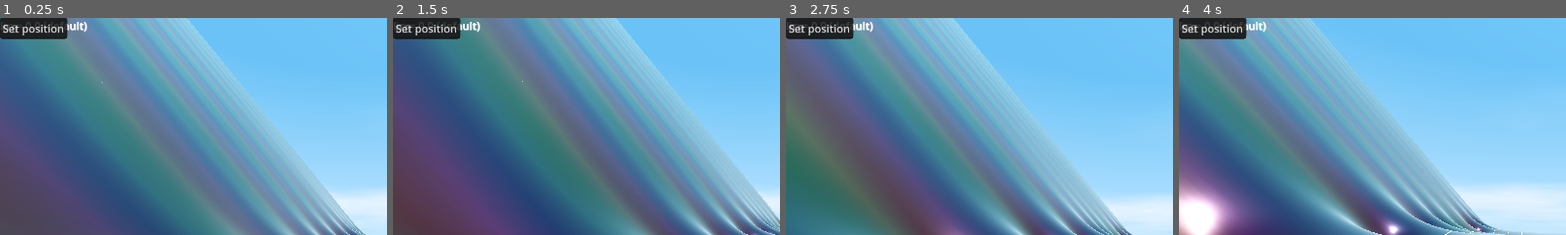
Above: before the commit, frames 1-4 (left to right).
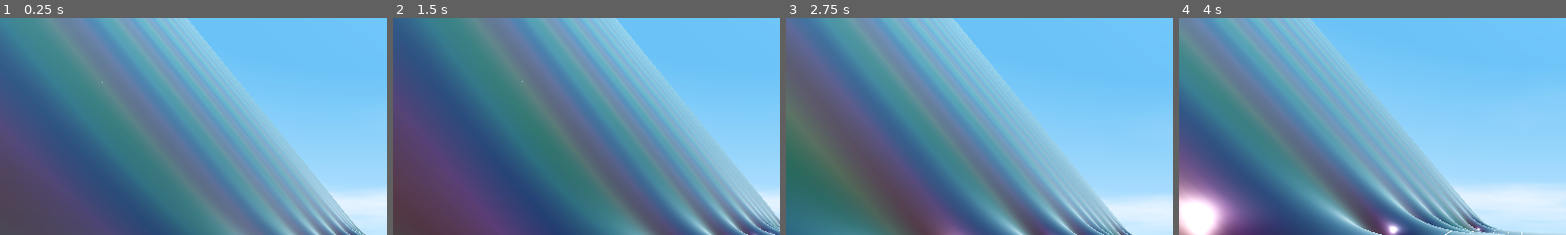
Above: after the commit, the same moments.

Repository: allanino/complex-functions-explorer
Game: Godot game, scene res://scenes/main.tscn
Two runs of this game, one before a commit and one after it. Both use one fixed random seed, a clock stepped at 60 frames per second and the inputs below.
Inputs (mouse positions are % of the whole screen's width and height, from its top left):
- Up to frame 1 (0.25 s): no input
- Up to frame 2 (1.5 s): tap Enter at 0.5 s; move the mouse to (55, 50) at 0.52 s; hold Shift 0.53-1.28 s; hold W (move_forward) from 0.53 s (still down); tap Space at 0.77 s; move the mouse to (45, 50) at 1.27 s; tap Ctrl at 1.35 s
- Up to frame 3 (2.75 s): keep holding W (move_forward); tap Space at 1.52 s; move the mouse to (52, 48) at 2.02 s; hold Shift from 2.03 s (still down)
- Up to frame 4 (4 s): keep holding W (move_forward); move the mouse to (49, 52) at 2.77 s; release Shift at 2.78 s; tap Ctrl at 2.85 s; tap Space at 3.02, 3.77 s; move the mouse to (57, 51) at 3.52 s; hold Shift from 3.53 s (still down)
The pictures show only the part of the screen within x 0-50%, y 0-50%; the shares and areas given below are measured in that part.

The runs differ from the first frame. In frame 1, 1.9% of the frame differs, in the area x 0-23%, y 0-10%; in frame 2, 1.9%; in frame 3, 1.9%; in frame 4, 1.9%.
Error before the commit: Invalid access to property or key 'pressed' on a base object of type 'null instance'. (res://scripts/hud.gd:14)

Commit message:
Fix node paths in HUD and implement Escape menu overlay
Co-authored-by: allanino <5325241+allanino@users.noreply.github.com>

Diff:
--- a/scenes/hud.tscn
+++ b/scenes/hud.tscn
@@ -78,7 +78,7 @@
 grow_vertical = 2
 color = Color(0, 0, 0, 0.85)
 
-[node name="CenterContainer" type="CenterContainer" parent="MenuOverlay"]
+[node name="CenterContainer" type="CenterContainer" parent="Control/MenuOverlay"]
 layout_mode = 1
 anchors_preset = 15
 anchor_right = 1.0
@@ -86,36 +86,36 @@
 grow_horizontal = 2
 grow_vertical = 2
 
-[node name="VBoxContainer" type="VBoxContainer" parent="MenuOverlay/CenterContainer"]
+[node name="VBoxContainer" type="VBoxContainer" parent="Control/MenuOverlay/CenterContainer"]
 layout_mode = 2
 theme_override_constants/separation = 20
 
-[node name="ReContainer" type="HBoxContainer" parent="MenuOverlay/CenterContainer/VBoxContainer"]
+[node name="ReContainer" type="HBoxContainer" parent="Control/MenuOverlay/CenterContainer/VBoxContainer"]
 layout_mode = 2
 
-[node name="Label" type="Label" parent="MenuOverlay/CenterContainer/VBoxContainer/ReContainer"]
+[node name="Label" type="Label" parent="Control/MenuOverlay/CenterContainer/VBoxContainer/ReContainer"]
 layout_mode = 2
 text = "Re = 0.5 (default)"
 
-[node name="ReInput" type="LineEdit" parent="MenuOverlay/CenterContainer/VBoxContainer/ReContainer"]
+[node name="ReInput" type="LineEdit" parent="Control/MenuOverlay/CenterContainer/VBoxContainer/ReContainer"]
 custom_minimum_size = Vector2(100, 0)
 layout_mode = 2
 text = "0.5"
 placeholder_text = "0.5"
 
-[node name="ImContainer" type="HBoxContainer" parent="MenuOverlay/CenterContainer/VBoxContainer"]
+[node name="ImContainer" type="HBoxContainer" parent="Control/MenuOverlay/CenterContainer/VBoxContainer"]
 layout_mode = 2
 
-[node name="Label" type="Label" parent="MenuOverlay/CenterContainer/VBoxContainer/ImContainer"]
+[node name="Label" type="Label" parent="Control/MenuOverlay/CenterContainer/VBoxContainer/ImContainer"]
 layout_mode = 2
 text = "Im = 0.0 (default)"
 
-[node name="ImInput" type="LineEdit" parent="MenuOverlay/CenterContainer/VBoxContainer/ImContainer"]
+[node name="ImInput" type="LineEdit" parent="Control/MenuOverlay/CenterContainer/VBoxContainer/ImContainer"]
 custom_minimum_size = Vector2(100, 0)
 layout_mode = 2
 text = "0.0"
 placeholder_text = "0.0"
 
-[node name="SetPosButton" type="Button" parent="MenuOverlay/CenterContainer/VBoxContainer"]
+[node name="SetPosButton" type="Button" parent="Control/MenuOverlay/CenterContainer/VBoxContainer"]
 layout_mode = 2
 text = "Set position"
